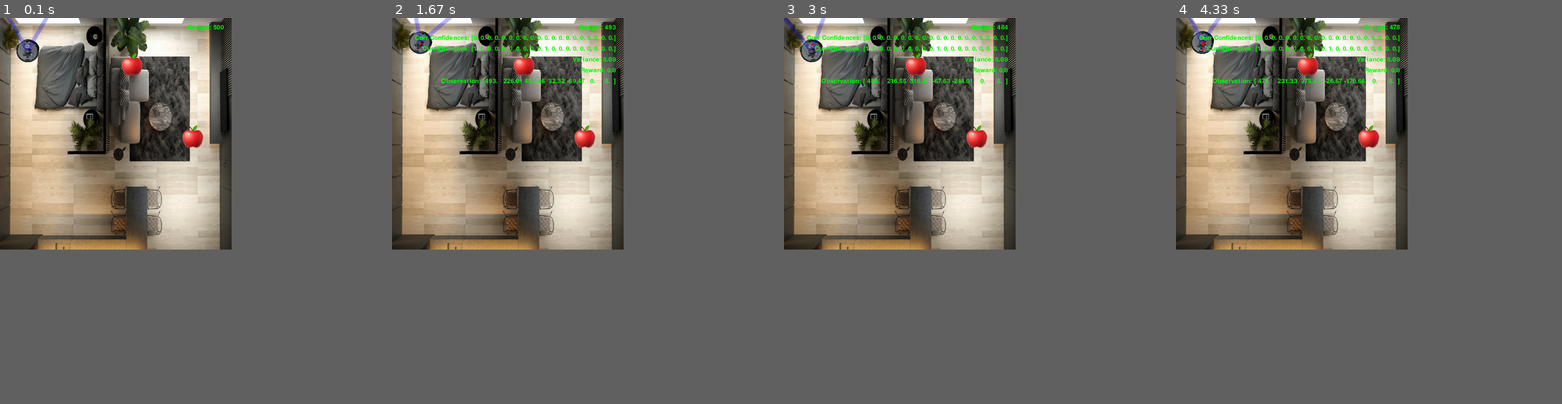
Above: before the commit, frames 1-4 (left to right).
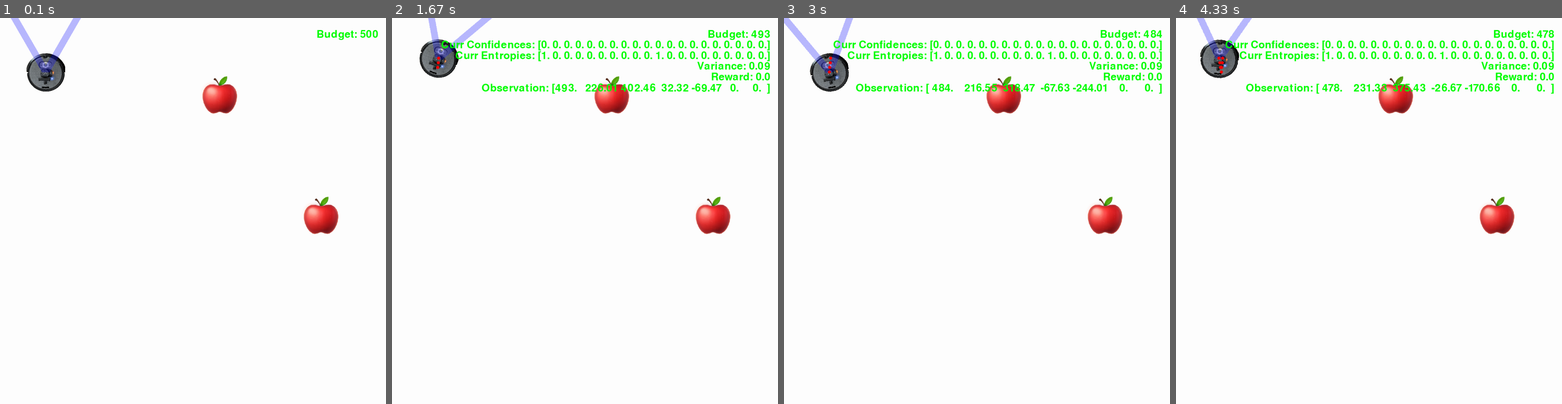
Above: after the commit, the same moments.

Repository: Anwealso/ReLOaD
Game: pygame game, started from reload/simplesim/env_gym.py
The game is run twice, just before and just after one commit, with the same random seed, the same clock (stepped at 60 frames per second) and the same inputs.
Inputs:
- Up to frame 1 (0.1 s): no input
- Up to frame 2 (1.67 s): hold Right 0.33-0.8 s; hold Up 0.83-1.13 s; tap Space at 0.9, 1.23 s; hold Right 1.17-1.63 s
- Up to frame 3 (3 s): hold Left 1.67-2.2 s; tap Space at 1.73, 2.3, 2.75 s; hold Down 2.23-2.65 s; hold Left from 2.68 s (still down)
- Up to frame 4 (4.33 s): release Left at 3.17 s; hold Up 3.2-3.67 s; tap Space at 3.27, 3.77 s; hold Right from 3.7 s (still down)
The window is 540x540 before the commit and 900x900 after it. Grey fills any space a smaller window leaves; there, only what the larger window draws over its background counts as a difference.

The runs differ from the first frame. In frame 1, 36% of the frame differs, in the area x 0-98%, y 0-60%; in frame 2, 37%; in frame 3, 37%; in frame 4, 37%.

Commit message:
Added random confusion to multiple class confidence vector

Diff:
--- a/reload/simplesim/env.py
+++ b/reload/simplesim/env.py
@@ -48,7 +48,9 @@
     The targets that the RL agent must attempt to classify using the mobile robot
     """
 
-    def __init__(self, rank, x, y):
+    def __init__(self, rank, x, y, class_id):
+        # The class of this target
+        self.class_id = class_id
         # Size
         self.rank = rank
         self.size = 50 * rank
@@ -66,9 +68,10 @@
     The mobile robot that the RL algorithm will control
     """
 
-    def __init__(self, fov, size, starting_x, starting_y, env_size):
+    def __init__(self, fov, size, starting_x, starting_y, env_size, num_classes):
         self.env_size = env_size
         self.size = size
+        self.num_classes = num_classes
 
         # Set position
         self.starting_x = starting_x
@@ -163,10 +166,23 @@
         true_confidence = (distance_factor * distance_weighting) + (
             orientation_factor * orientation_weighting
         )
-
-        # TODO: Add simulated confusion across the other classes
-        # TODO: The true_confidence should be weighted on a random variablem and then the remain shuld be randomly split up amongst otherds
-        confidence = true_confidence
+        # print(f"true_confidence: {true_confidence}")
+
+        # Add gaussian noise (simulated confusion) to the true class probability
+        std_dev = 0.1
+        noisy_true_confidence = true_confidence + np.random.normal(0, std_dev)
+        # Then split the remaining false-class probability across the other classes
+        false_confidences = np.random.rand(self.num_classes-1) # random numbers
+        false_confidences = (false_confidences / np.sum(false_confidences)) * (1 - noisy_true_confidence) # normalise sum to desired
+        # print(f"false_confidences: {false_confidences}")
+
+        # print(target.class_id)
+        # print(false_confidences[0:target.class_id])
+        # print(false_confidences[target.class_id:])
+
+        confidence = np.concatenate([false_confidences[0:target.class_id], [noisy_true_confidence], false_confidences[target.class_id:len(false_confidences)]])
+        # print(f"confidence: {confidence}")
+        # print(np.sum(confidence))
 
         return confidence
 
@@ -206,7 +222,7 @@
         self.player_size = 50
         self.target_size = 50
 
-        self.disply_scale = 1.5  # display size in pixels
+        self.disply_scale = 2.5  # display size in pixels
         self.display_env_size = self.env_size * self.disply_scale
         self.display_player_size = self.player_size * self.disply_scale
         self.display_target_size = self.target_size * self.disply_scale
@@ -294,6 +310,7 @@
             x,
             y,
             self.env_size,
+            self.num_classes,
         )
 
     def spawn_targets(self, num_to_spawn):
@@ -309,6 +326,7 @@
             # rank = random.choice([1, 1, 1, 2, 2, 3])
             rank = 1
             size = self.target_size * rank
+            target_class_id = random.randint(0, self.num_classes-1)
 
             # If target is within allowable distance to robot, break
             max_band_gap = (
@@ -344,7 +362,7 @@
                         # If target spawn wasnt inside and walls
                         break
 
-            self.targets.append(Target(rank, x, y))
+            self.targets.append(Target(rank, x, y, target_class_id))
 
     def can_see(self, target: Target):
         """
@@ -673,10 +691,10 @@
         else:
             sprites_dir = "sprites/"
 
-        bg = pygame.transform.scale(
-            pygame.image.load(sprites_dir + "roombg.jpg"),
-            (self.display_env_size, self.display_env_size),
-        )
+        # bg = pygame.transform.scale(
+        #     pygame.image.load(sprites_dir + "roombg.jpg"),
+        #     (self.display_env_size, self.display_env_size),
+        # )
         player_robot = pygame.transform.scale(
             pygame.image.load(sprites_dir + "robot.png"),
             (self.display_player_size, self.display_player_size),
@@ -698,8 +716,14 @@
         fov_line_thickness = int(10 * self.disply_scale)
 
         # --------------------------- Draw all the entities -------------------------- #
-        # Draw the background image
-        canvas.blit(bg, (0, 0))
+        # # Draw the background image
+        # canvas.blit(bg, (0, 0))
+        # White background
+        pygame.draw.rect(
+            canvas,
+            (255, 255, 255),
+            pygame.Rect(0, 0, self.display_env_size, self.display_env_size),
+        )
 
         # Draw the robot
         # Make a surface with a line on it
